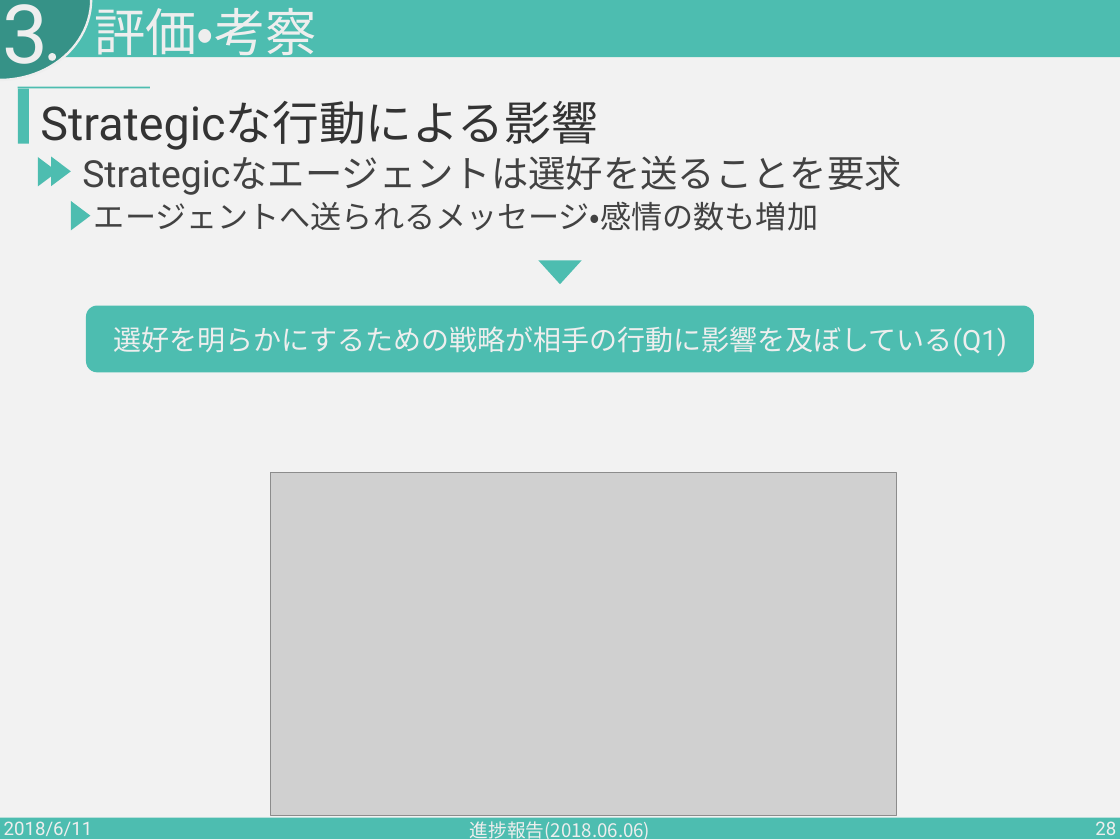
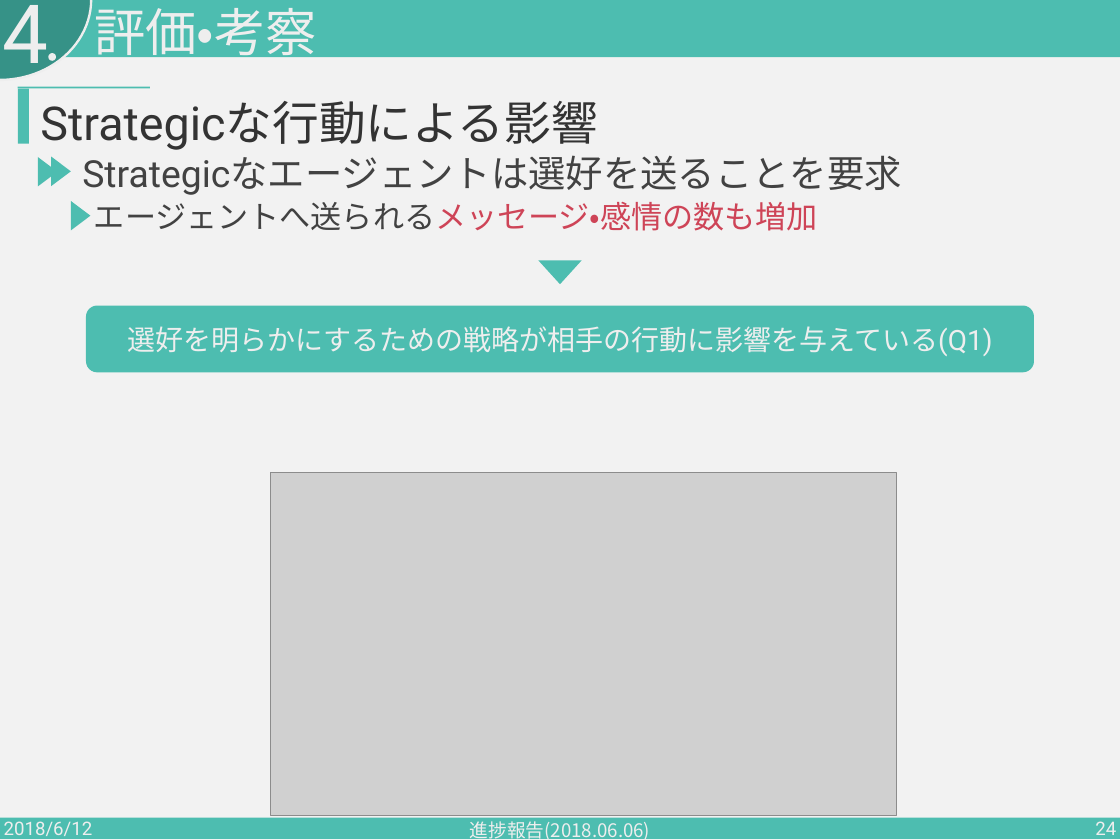
Before and after one commit to PajamaDrive/presentation, a slide deck: slide 24 of presentation_2nd.pptx (slide 28 before the commit). Drawn at 1120x840 pixels with LibreOffice and Linux fonts; fonts in the diff are those of the drawing; grey boxes stand for pictures. Boxes give left, top, right and bottom in pixels: in the first picture for what was removed or moved away, otherwise in the second. Text is boxed around its words. In the diff, an @@ line names an element or a change of style, - is before the commit and + after.

```diff
--- a/presentation_2nd.pptx
+++ b/presentation_2nd.pptx
@@ text at [2, 5, 48, 83]: text changed @@
-3
+4
@@ text "エージェントへ送られるメッセージ・感情の数も増加" at [94, 202, 818, 231]: text colour #424242 to #CE4457 in "エージェントへ送られるメッセージ・感情の数も増加" @@
@@ text in rounded rectangle at [127, 326, 992, 356]: text changed @@
-選好を明らかにするための戦略が相手の行動に影響を及ぼしている(Q1)
+選好を明らかにするための戦略が相手の行動に影響を与えている(Q1)
@@ text at [4, 821, 93, 840]: text changed @@
-2018/6/11
+2018/6/12
@@ page number at [1095, 821, 1116, 840]: text changed @@
-28
+24
```
Also in this commit, not shown: 32 other slides changed, 4 slides removed.
